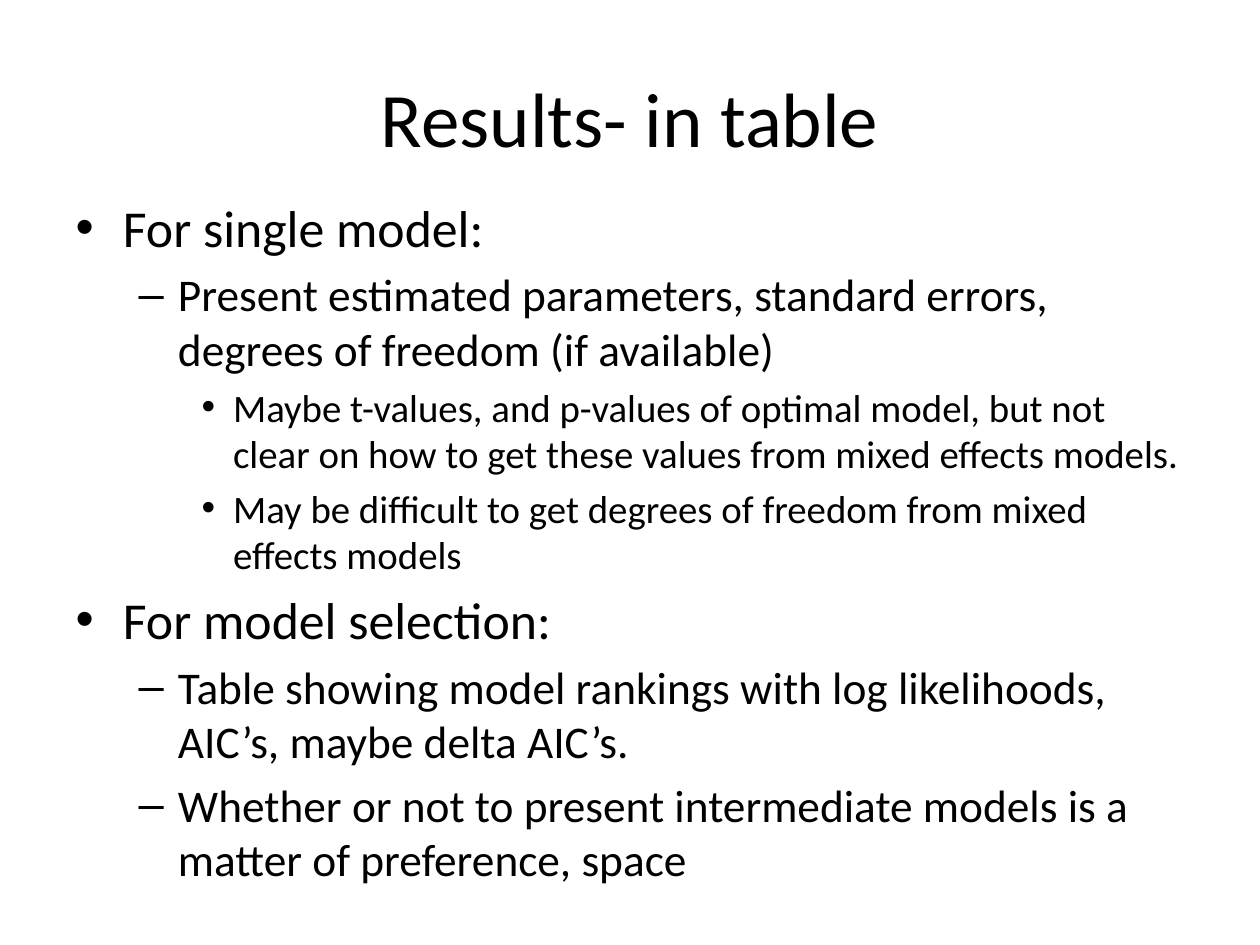
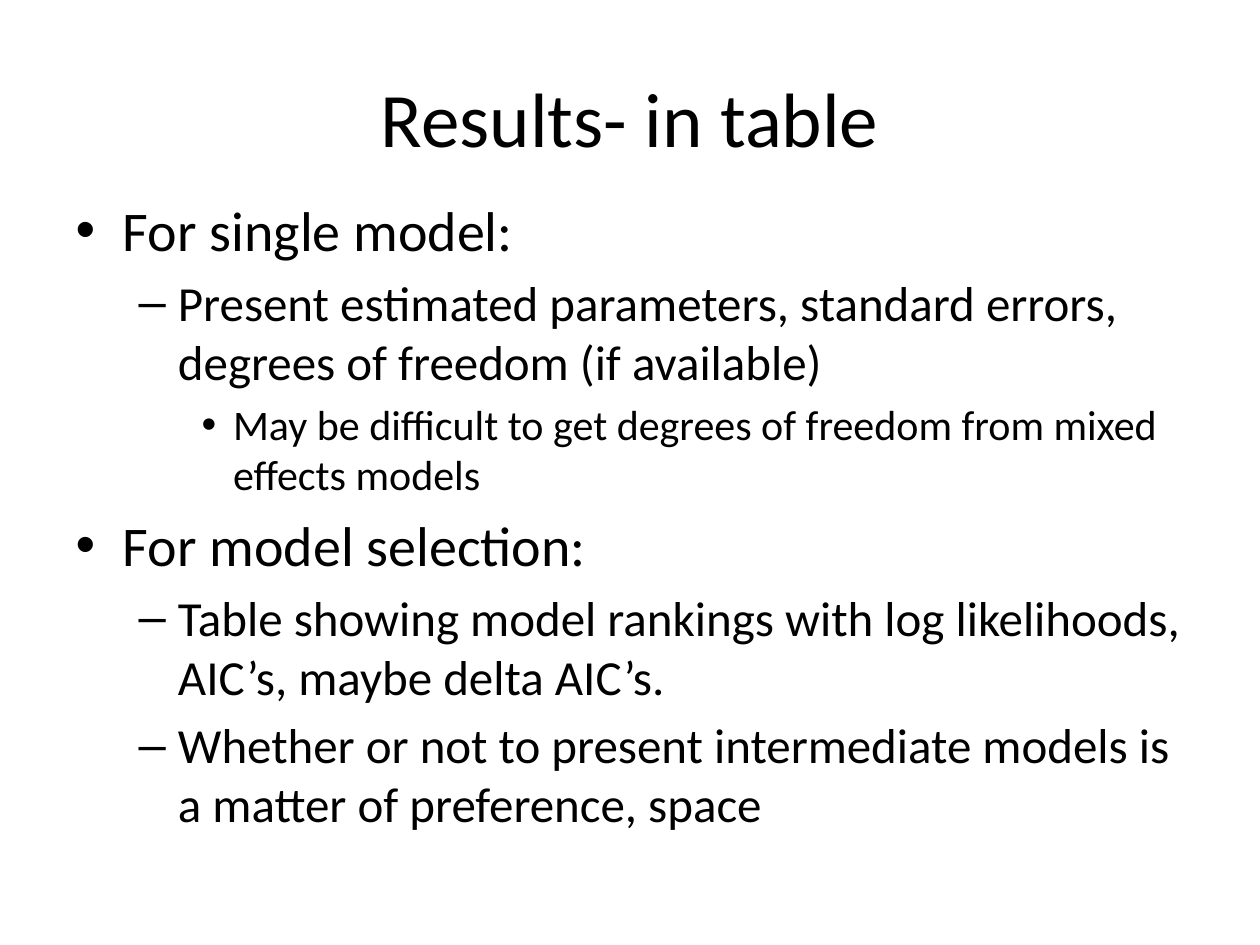
Before and after one commit to EEOB590A-Fall-2019/Course-Materials, a slide deck: slide 11 of 8. Writing a manuscript/what to include in a paper.pptx (slide 10 before the commit). Drawn at 1260x945 pixels with LibreOffice and Linux fonts; fonts in the diff are those of the drawing. Boxes give left, top, right and bottom in pixels: in the first picture for what was removed or moved away, otherwise in the second. Text is boxed around its words. In the diff, an @@ line names an element or a change of style, - is before the commit and + after.

```diff
--- a/8. Writing a manuscript/what to include in a paper.pptx
+++ b/8. Writing a manuscript/what to include in a paper.pptx
@@ text "For single model:" at bbox=[123, 212, 1180, 830]: size 29.6 to 32 pt in "For single model:", "For model selection:"; size 25.9 to 28 pt in "Present estimated parameters, standard errors, degrees of ...", "Table showing model rankings with log likelihoods, ...", "Whether or not to present intermediate models ..."; size 22.2 to 24 pt in "May be difficult to get degrees of ..." @@
@@ text at bbox=[233, 395, 1178, 475]: paragraph removed @@
-    • Maybe t-values, and p-values of optimal model, but not clear on how to get these values from mixed effects models.
```
Also in this commit, not shown: 6 other slides changed, 1 slide added.
